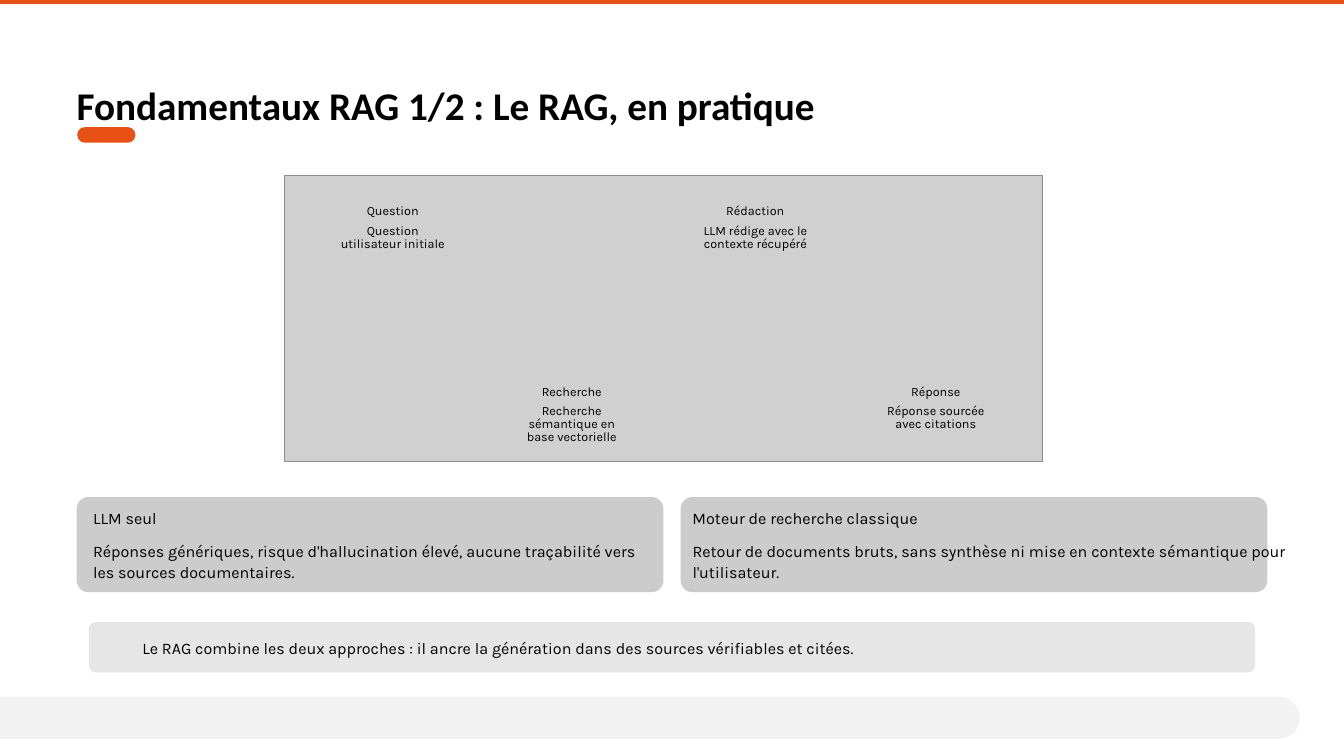
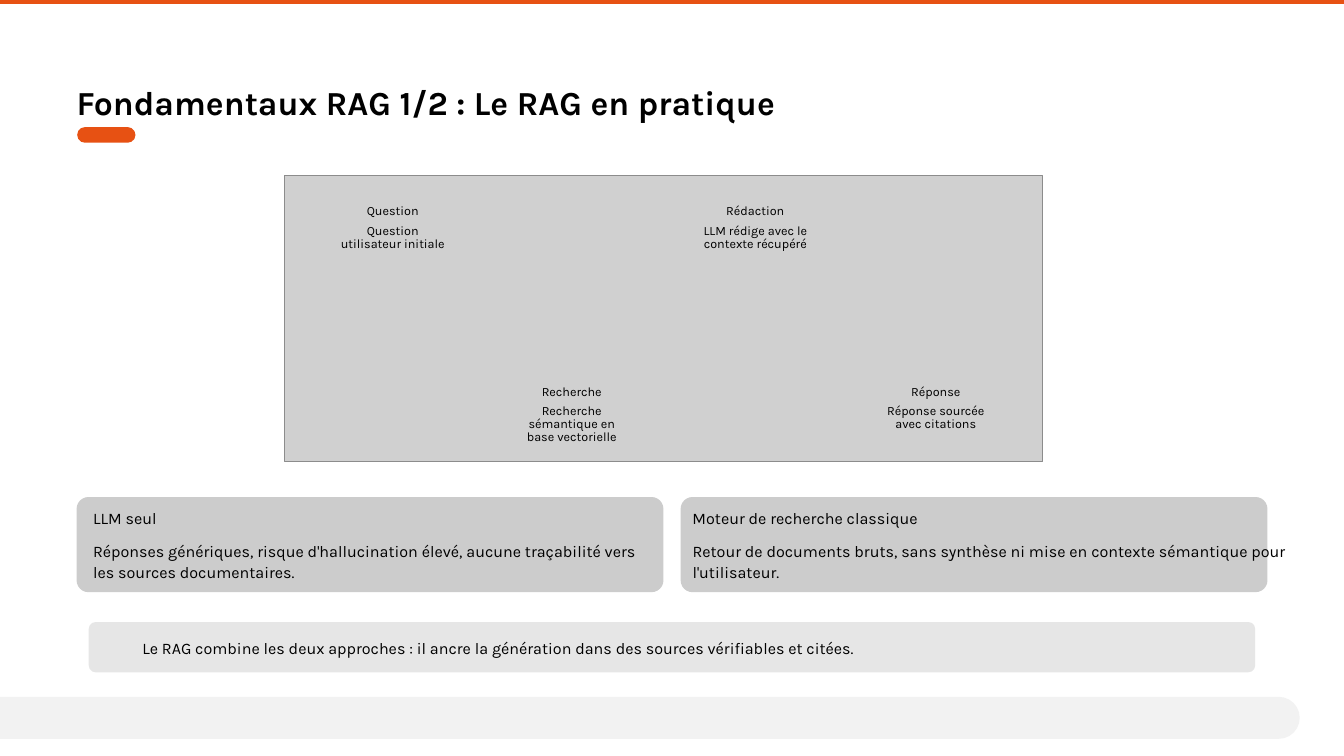
Before and after one commit to AurelienLELEU/memoire, a slide deck: slide 5 of Évaluer la cohérence et la fiabilité d'un système RAG en contexte industriel critique.pptx. Drawn at 1344x756 pixels with LibreOffice and Linux fonts; fonts in the diff are those of the drawing; grey boxes stand for pictures; background and template pictures are left out. Boxes give left, top, right and bottom in pixels: in the first picture for what was removed or moved away, otherwise in the second. Text is boxed around its words. In the diff, an @@ line names an element or a change of style, - is before the commit and + after.

```diff
--- a/Évaluer la cohérence et la fiabilité d'un système RAG en contexte industriel critique.pptx
+++ b/Évaluer la cohérence et la fiabilité d'un système RAG en contexte industriel critique.pptx
@@ text at box(77, 90, 775, 124): text changed; size 28 to 24 pt; font Calibri to Karla @@
-Fondamentaux RAG 1/2 : Le RAG, en pratique
+Fondamentaux RAG 1/2 : Le RAG en pratique
```
Also in this commit, not shown: 12 other slides changed.
